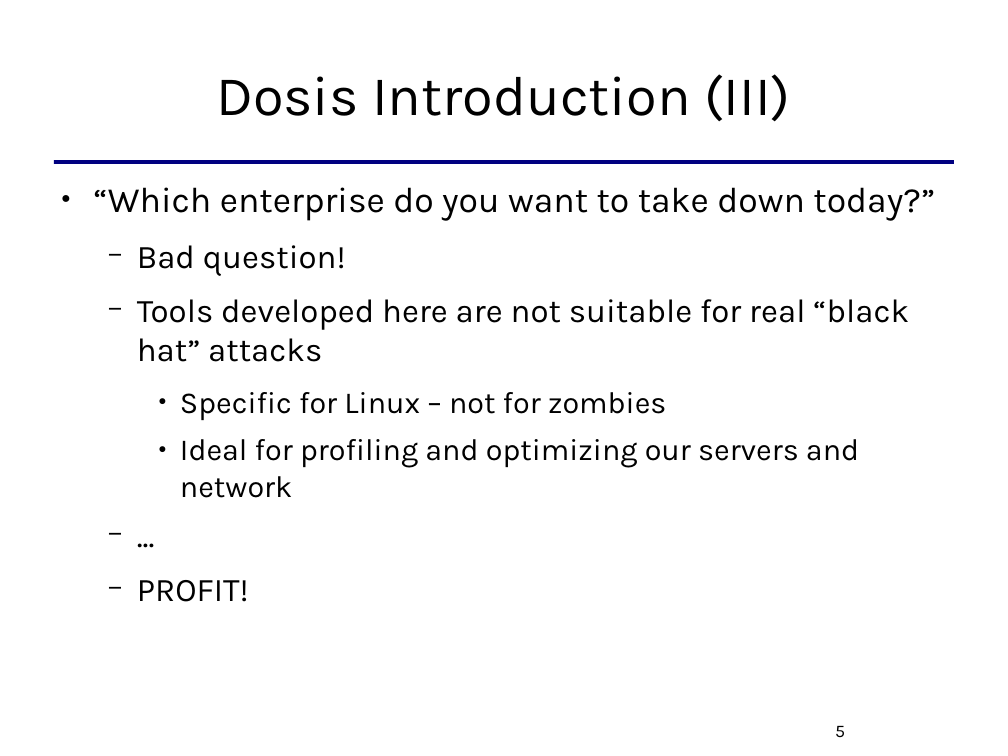
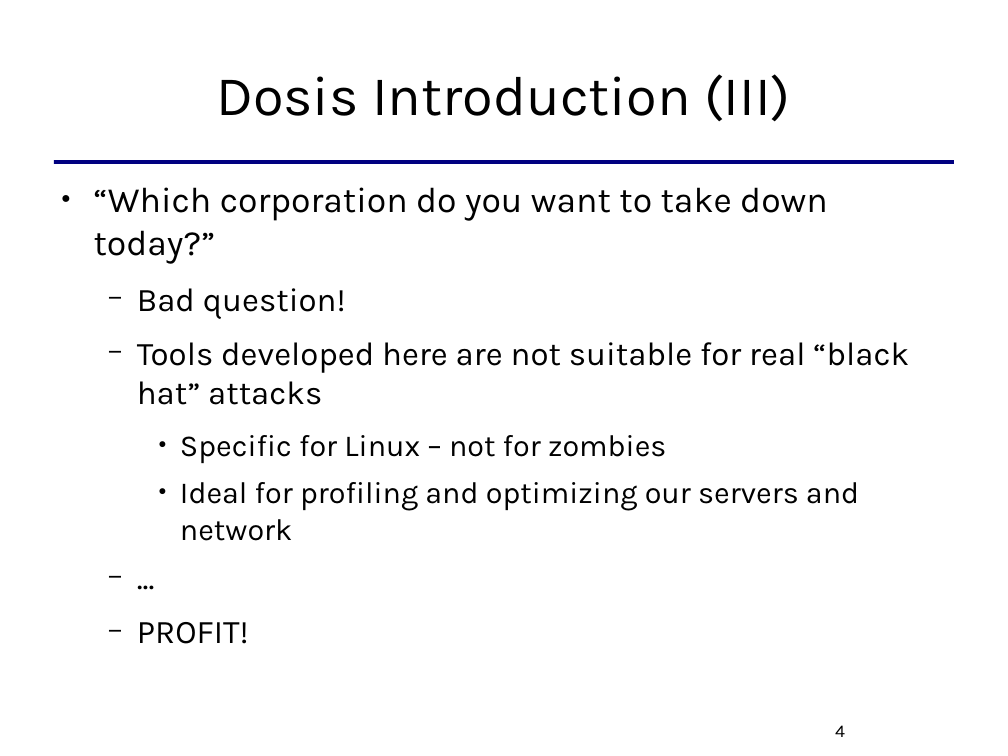
Before and after one commit to killabytenow/dosis, a slide deck: slide 4 of doc/Dosis-SCG-2009.odp (slide 5 before the commit). Drawn at 1008x756 pixels with LibreOffice and Linux fonts; fonts in the diff are those of the drawing. Boxes give left, top, right and bottom in pixels: in the first picture for what was removed or moved away, otherwise in the second. Text is boxed around its words. In the diff, an @@ line names an element or a change of style, - is before the commit and + after.

```diff
--- a/doc/Dosis-SCG-2009.odp
+++ b/doc/Dosis-SCG-2009.odp
@@ text at box(94, 187, 828, 264): text changed @@
-● “Which enterprise do you want to take down today?”
+● “Which corporation do you want to take down today?”
@@ page number at box(835, 725, 845, 737): text changed @@
-5
+4
```
Also in this commit, not shown: 1 other slide changed, 1 slide removed, 1 other file.
